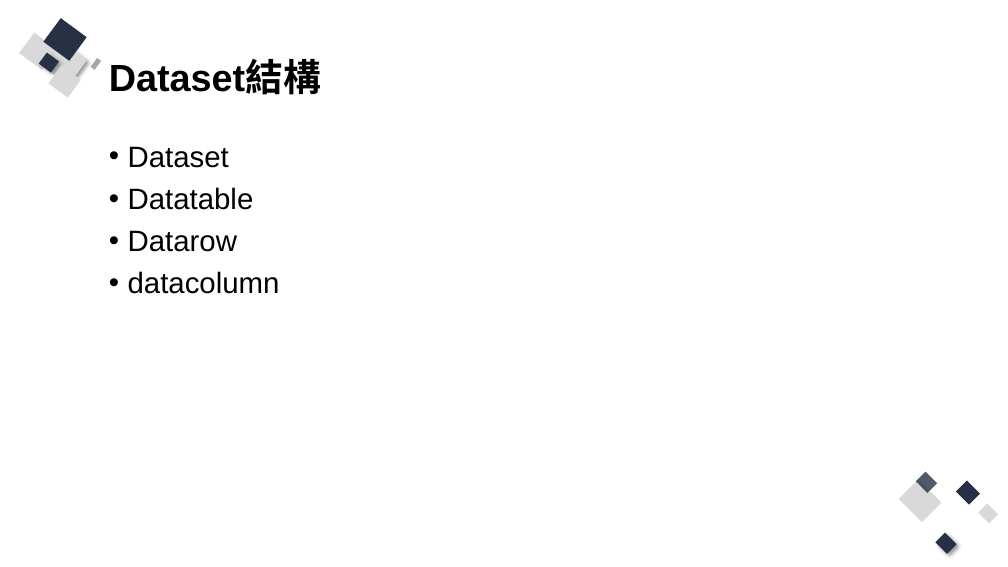
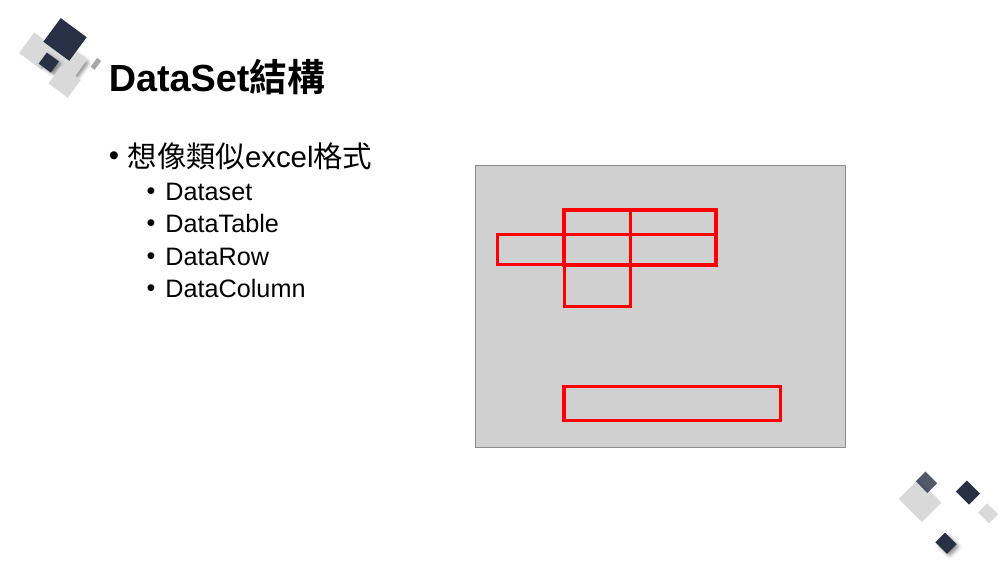
Before and after one commit to Q81JIAXIONG/-, a slide deck: slide 53 of 投影片/3.網站程式與資料庫溝通、互動.pptx (slide 52 before the commit). Drawn at 1008x567 pixels with LibreOffice and Linux fonts; fonts in the diff are those of the drawing; grey boxes stand for pictures. Boxes give left, top, right and bottom in pixels: in the first picture for what was removed or moved away, otherwise in the second. Text is boxed around its words. In the diff, an @@ line names an element or a change of style, - is before the commit and + after.

```diff
--- a/投影片/3.網站程式與資料庫溝通、互動.pptx
+++ b/投影片/3.網站程式與資料庫溝通、互動.pptx
@@ title at (109,61,325,95): text changed @@
-Dataset結構
+DataSet結構
@@ text at (128,142,373,170): paragraph added @@
+• 想像類似excel格式
@@ picture added at (476,165,846,447) @@
@@ text at (165,182,252,201): size 28 to 24 pt in "Dataset"; list level 1 to 2 in "Dataset" @@
@@ text at (165,213,305,298): text changed; size 28 to 24 pt @@
-• Datatable
-• Datarow
-• datacolumn
+  • DataTable
+  • DataRow
+  • DataColumn
@@ rectangle added at (498,234,716,265), outline #FF0000 3 pt @@
@@ rectangle added at (564,210,716,265), outline #FF0000 3 pt @@
@@ rectangle added at (564,210,631,307), outline #FF0000 3 pt @@
@@ rectangle added at (564,387,781,420), outline #FF0000 3 pt @@
```
Also in this commit, not shown: 5 other slides changed, 11 slides added, 7 slides removed, 11 other files.
